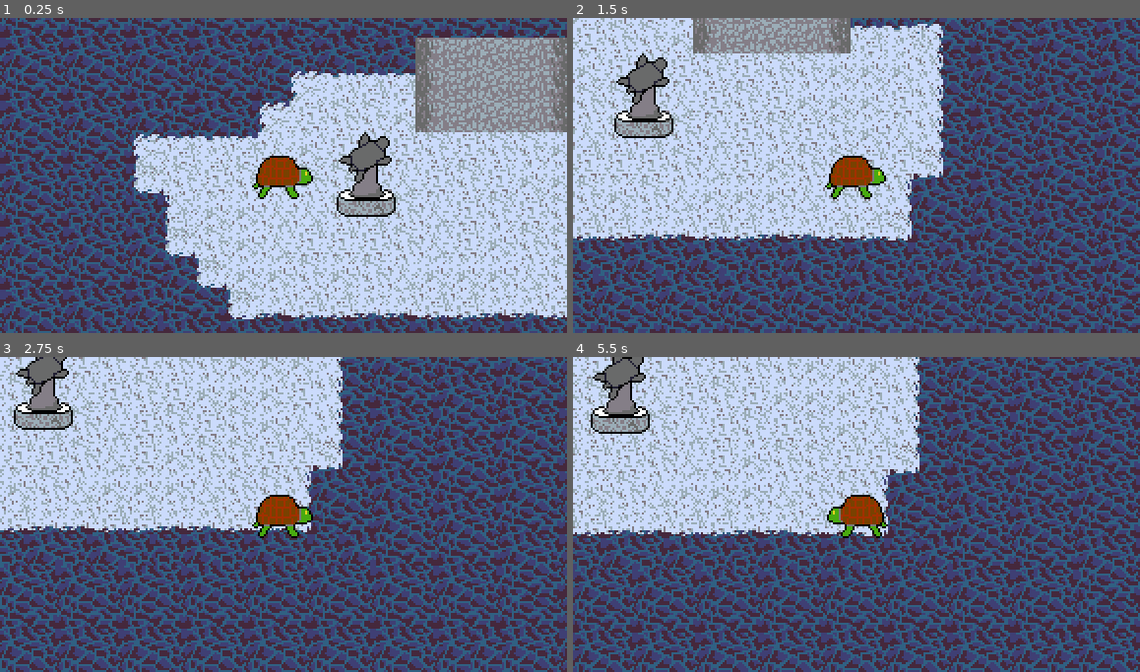
Above: before the commit, frames 1-4 (two rows, left to right).
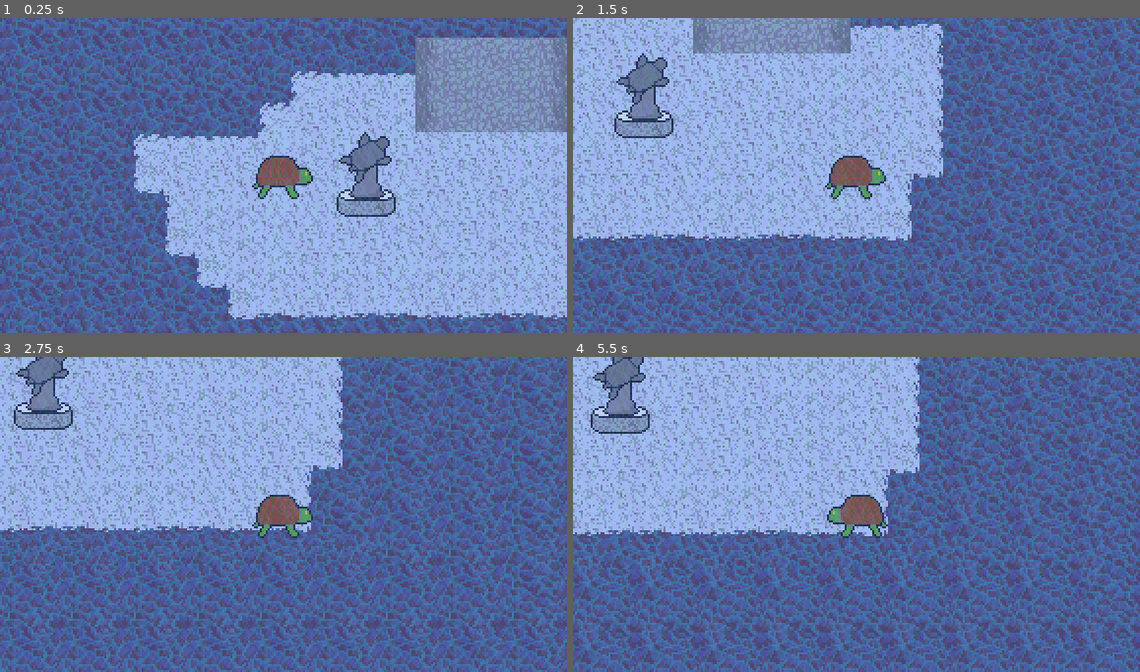
Above: after the commit, the same moments.

Repository: Tsunami014/Undersea
Game: Godot game, scene res://main.tscn
Two runs of this game, one before a commit and one after it. Both use one fixed random seed, a clock stepped at 60 frames per second and the inputs below.
Inputs:
- Up to frame 1 (0.25 s): no input
- Up to frame 2 (1.5 s): hold Right (right) 0.53-1.28 s; hold Down (down) from 1.28 s (still down)
- Up to frame 3 (2.75 s): release Down (down) at 2.03 s; hold Right (right) from 2.03 s (still down)
- Up to frame 4 (5.5 s): release Right (right) at 2.78 s; hold Up (up) 2.78-3.53 s; hold Left (left) 3.53-5.03 s; hold Down (down) from 5.03 s (still down)

The runs differ from the first frame. In frame 1, 91% of the frame differs, in the area x 0-100%, y 0-100%; in frame 2, 92%; in frame 3, 93%; in frame 4, 92%.

Commit message:
Implemented the waves!

Diff:
--- /dev/null
+++ b/changeVis.gd
@@ -0,0 +1,5 @@
+extends CanvasItem
+@export var vis = false
+
+func _ready() -> void:
+	visible = vis
--- a/hideColl.gd
+++ /dev/null
@@ -1,11 +0,0 @@
-extends TileMapLayer
-
-
-# Called when the node enters the scene tree for the first time.
-func _ready() -> void:
-	visible = false
-
-
-# Called every frame. 'delta' is the elapsed time since the previous frame.
-func _process(delta: float) -> void:
-	pass
--- a/main.tscn
+++ b/main.tscn
@@ -1,11 +1,14 @@
-[gd_scene format=4 uid="uid://ca8ud5tj3lnii"]
+[gd_scene load_steps=13 format=4 uid="uid://ca8ud5tj3lnii"]
 
 [ext_resource type="TileSet" uid="uid://bdfw371584336" path="res://tileset.tres" id="1_h2yge"]
 [ext_resource type="Texture2D" uid="uid://dwnj1svdw8y2l" path="res://assets/Turtle.png" id="2_0xm2m"]
-[ext_resource type="Script" uid="uid://73gk3ogbahji" path="res://hideColl.gd" id="2_7mycd"]
+[ext_resource type="Script" uid="uid://73gk3ogbahji" path="res://changeVis.gd" id="2_7mycd"]
 [ext_resource type="Script" uid="uid://gd5xlecbt448" path="res://player.gd" id="3_h2yge"]
 [ext_resource type="Texture2D" uid="uid://dfcohytqjhl8h" path="res://assets/tileset.png" id="4_1bvp3"]
 [ext_resource type="Shader" uid="uid://judv6dphnhql" path="res://outline.gdshader" id="4_lquwl"]
+[ext_resource type="Texture2D" uid="uid://cx6q2idha12nr" path="res://assets/wave1.png" id="5_kek77"]
+[ext_resource type="Script" uid="uid://cf5cdmj1dth8a" path="res://wave.gd" id="6_4c57u"]
+[ext_resource type="Texture2D" uid="uid://c6a0m4lcs3yr6" path="res://assets/wave2.png" id="7_efxa6"]
 
 [sub_resource type="CapsuleShape2D" id="CapsuleShape2D_h2yge"]
 radius = 10.000004
@@ -17,36 +20,66 @@
 atlas = ExtResource("4_1bvp3")
 region = Rect2(64, 0, 32, 48)
 
-[node name="Node2D" type="Node2D" unique_id=444274018]
+[node name="Node2D" type="Node2D"]
 
-[node name="TileMapLayer" type="TileMapLayer" parent="." unique_id=1835037245]
+[node name="TileMapLayer" type="TileMapLayer" parent="."]
 tile_map_data = PackedByteArray("AAAAAAAAAAABAAUAAAAAAAEAAAABAAQAAAAAAAIAAAABAAUAAAAAAAMAAAAAAAUAAAAAAAQAAAABAAUAAAAAAA …(10672 unchanged characters)…
 tile_set = ExtResource("1_h2yge")
 
-[node name="TileMapLayer2" type="TileMapLayer" parent="." unique_id=1386840344]
+[node name="TileMapLayer2" type="TileMapLayer" parent="."]
 tile_map_data = PackedByteArray("AAAFAAYAAAACAAEAAAAFAAcAAAABAAIAAAAHAAcAAAACAAEAAAAHAAMAAAACAAIAAAAGAAIAAAABAAAAAAAFAA …(1840 unchanged characters)…
 tile_set = ExtResource("1_h2yge")
 
-[node name="CollisionTmapLayer" type="TileMapLayer" parent="." unique_id=326339213]
+[node name="CollisionTmapLayer" type="TileMapLayer" parent="."]
 visible = false
 tile_map_data = PackedByteArray("AAABAAkAAAAEAAUAAAAAAAgAAAAEAAUAAAD//wcAAAAEAAUAAAD//wYAAAAEAAUAAAD//wgAAAAEAAUAAAAAAA …(816 unchanged characters)…
 tile_set = ExtResource("1_h2yge")
 script = ExtResource("2_7mycd")
 
-[node name="CharacterBody2D" type="CharacterBody2D" parent="." unique_id=1543822442]
+[node name="CharacterBody2D" type="CharacterBody2D" parent="."]
 position = Vector2(61, 86)
 script = ExtResource("3_h2yge")
 
-[node name="Sprite" type="Sprite2D" parent="CharacterBody2D" unique_id=483916766]
+[node name="Sprite" type="Sprite2D" parent="CharacterBody2D"]
 texture = ExtResource("2_0xm2m")
 
-[node name="CollisionShape2D" type="CollisionShape2D" parent="CharacterBody2D" unique_id=726588589]
+[node name="CollisionShape2D" type="CollisionShape2D" parent="CharacterBody2D"]
 rotation = 1.5707964
 shape = SubResource("CapsuleShape2D_h2yge")
 
-[node name="Camera2D" type="Camera2D" parent="CharacterBody2D" unique_id=443508354]
+[node name="Camera2D" type="Camera2D" parent="CharacterBody2D"]
 
-[node name="Tileset" type="Sprite2D" parent="." unique_id=823864574]
+[node name="Waves" type="Control" parent="CharacterBody2D/Camera2D"]
+visible = false
+z_index = 99
+layout_mode = 3
+anchors_preset = 0
+script = ExtResource("2_7mycd")
+vis = true
+
+[node name="Wave1" type="Sprite2D" parent="CharacterBody2D/Camera2D/Waves"]
+texture_repeat = 2
+texture = ExtResource("5_kek77")
+region_enabled = true
+region_rect = Rect2(0, 0, 354.2075, 241.87717)
+script = ExtResource("6_4c57u")
+alpha = 0.8
+speed = 24.0
+xdir = 0.8
+ydir = 1.0
+
+[node name="Wave2" type="Sprite2D" parent="CharacterBody2D/Camera2D/Waves"]
+texture_repeat = 2
+texture = ExtResource("7_efxa6")
+region_enabled = true
+region_rect = Rect2(0, 0, 354.2075, 241.87717)
+script = ExtResource("6_4c57u")
+alpha = 0.5
+speed = 28.0
+xdir = -1.0
+ydir = -0.8
+
+[node name="Tileset" type="Sprite2D" parent="."]
 material = SubResource("ShaderMaterial_7mycd")
 position = Vector2(103, 83)
 texture = SubResource("AtlasTexture_7mycd")
--- a/project.godot
+++ b/project.godot
@@ -16,7 +16,7 @@
 
 config/name="Undersea"
 run/main_scene="uid://ca8ud5tj3lnii"
-config/features=PackedStringArray("4.6", "Forward Plus")
+config/features=PackedStringArray("4.5", "Forward Plus")
 config/icon="res://icon.svg"
 
 [display]
--- /dev/null
+++ b/wave.gd
@@ -0,0 +1,16 @@
+extends Sprite2D
+@export var alpha = 0.7
+@export var speed = 32.0
+@export var xdir = 0.0
+@export var ydir = 0.0
+
+
+# Called when the node enters the scene tree for the first time.
+func _ready() -> void:
+	self_modulate.a = alpha
+
+
+# Called every frame. 'delta' is the elapsed time since the previous frame.
+func _process(delta: float) -> void:
+	position.x = fmod(position.x + delta*xdir*speed, 32.0)
+	position.y = fmod(position.y + delta*ydir*speed, 32.0)
Renamed: hideColl.gd.uid -> changeVis.gd.uid
Not shown: 1 places in tileset.tres that only renumber resources
Not shown, added: wave.gd.uid
